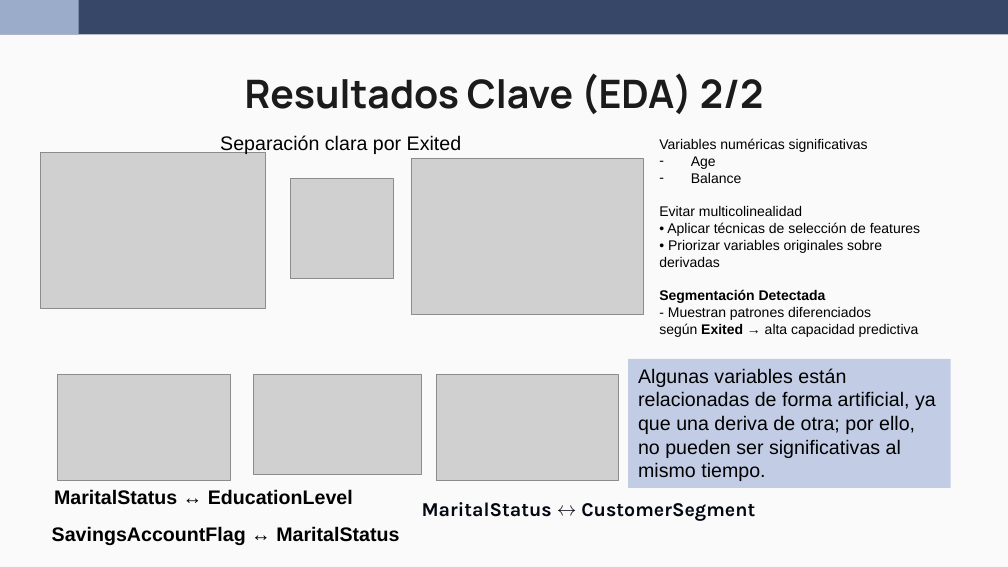
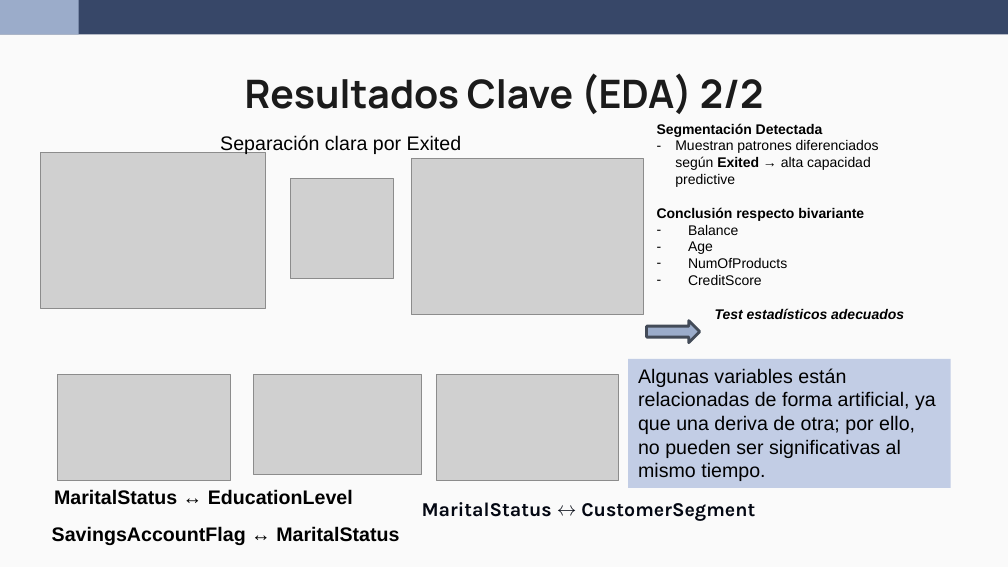
Before and after one commit to wen2111/Mineria, a slide deck: slide 6 of Entrega_1/0 - REPORTE/Reporte_Grupo5.pptx. Drawn at 1008x567 pixels with LibreOffice and Linux fonts; fonts in the diff are those of the drawing; grey boxes stand for pictures. Boxes give left, top, right and bottom in pixels: in the first picture for what was removed or moved away, otherwise in the second. Text is boxed around its words. In the diff, an @@ line names an element or a change of style, - is before the commit and + after.

```diff
--- a/Entrega_1/0 - REPORTE/Reporte_Grupo5.pptx
+++ b/Entrega_1/0 - REPORTE/Reporte_Grupo5.pptx
@@ text "Segmentación Detectada": place and size @@
-text "Segmentación Detectada" at (659,138,920,337)
+text "Segmentación Detectada" at (657,123,904,319)
@@ text at (657,123,879,235): text changed @@
-Variables numéricas significativas
+Segmentación Detectada
+– Muestran patrones diferenciados según Exited → alta capacidad predictive
+Conclusión respecto bivariante
+– Balance
@@ text at (688,258,904,319): text changed; bold on; italic on @@
-– Balance
-Evitar multicolinealidad
-• Aplicar técnicas de selección de features
-• Priorizar variables originales sobre derivadas
-Segmentación Detectada
-- Muestran patrones diferenciados según Exited → alta capacidad predictiva
+– NumOfProducts
+– CreditScore
+Test estadísticos adecuados
@@ right arrow added at (646,321,700,343), fill #9BACCA, outline #444B59 2 pt @@
```
Also in this commit, not shown: 5 other slides changed, 5 other files.
